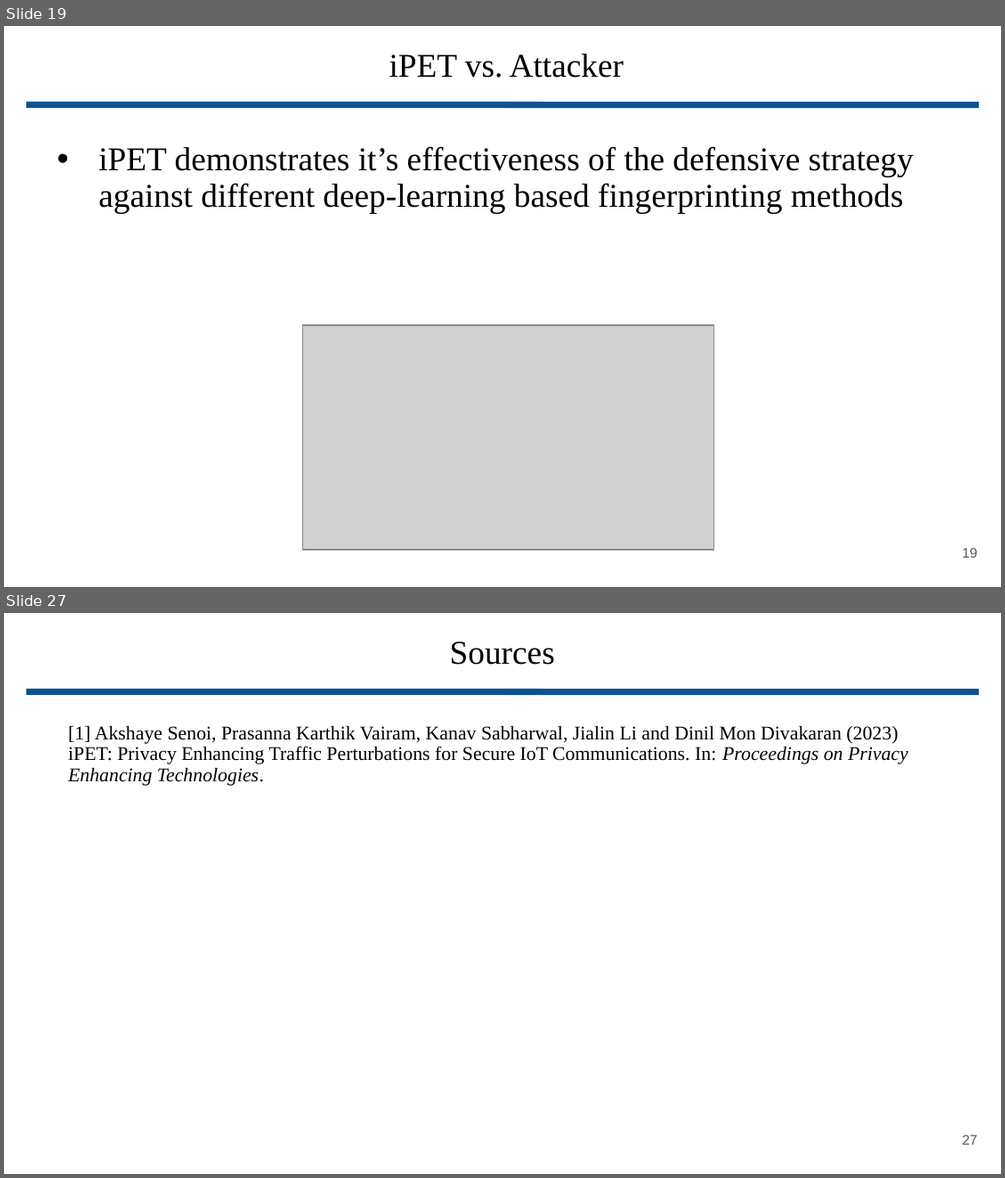
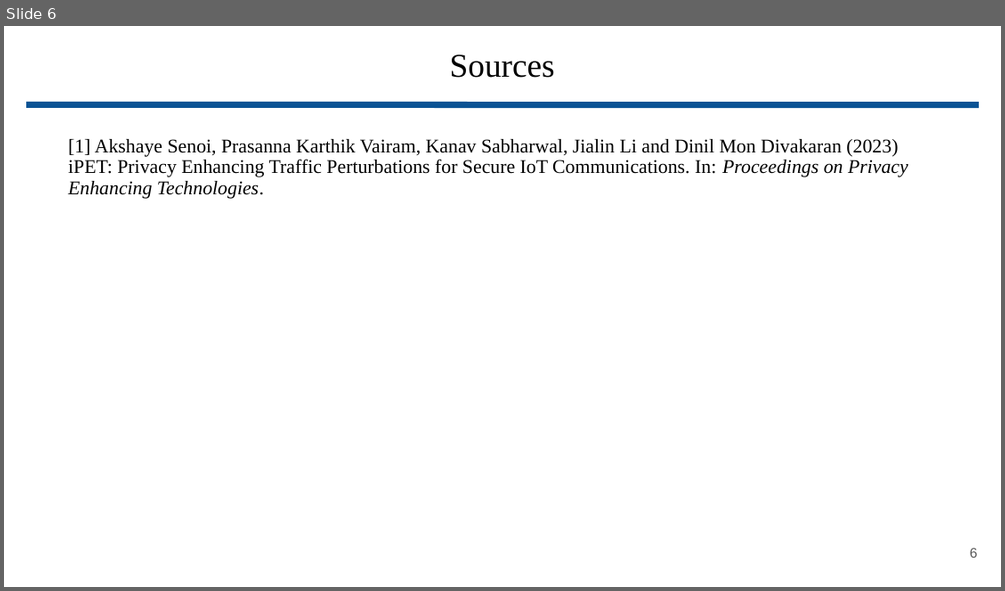
Before and after one commit to wbuz24/analysisProject, a slide deck: final.pptx. Shown one above the other, each under a label of ours: slides 19 and 27 before the commit, slide 6 after it; the slides between them are not shown. The pictures are 1005x1178 and 1005x591 pixels, drawn with LibreOffice and Linux fonts; fonts in the diff are those of the drawing; grey boxes stand for pictures. Boxes give left, top, right and bottom in pixels: in the first picture for what was removed or moved away, otherwise in the second. Text is boxed around its words. In the diff, an @@ line names an element or a change of style, - is before the commit and + after.

```diff
--- a/final.pptx
+++ b/final.pptx
@@ slide 19 removed at (4, 26, 1001, 587), background #FFFFFF @@
@@ title removed at (389, 54, 623, 78) @@
-iPET vs. Attacker
@@ line removed from (26, 104) to (979, 104) @@
@@ text removed at (98, 146, 914, 213) @@
-• iPET demonstrates it’s effectiveness of the defensive strategy against different deep-learning based fingerprinting methods
@@ picture removed at (302, 325, 713, 549) @@
@@ page number removed at (962, 548, 977, 557) @@
-19
@@ what was slide 27 is now slide 6 @@
@@ page number at (970, 548, 978, 557): text changed @@
-27
+6
```
Also in this commit, not shown: 1 slide changed, 4 slides added, 24 other slides removed.
